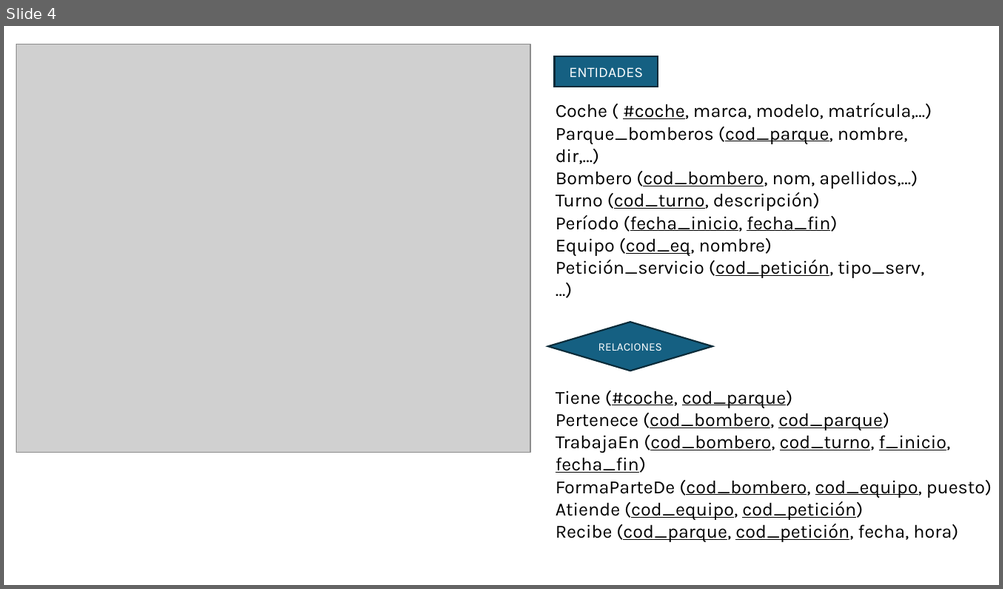
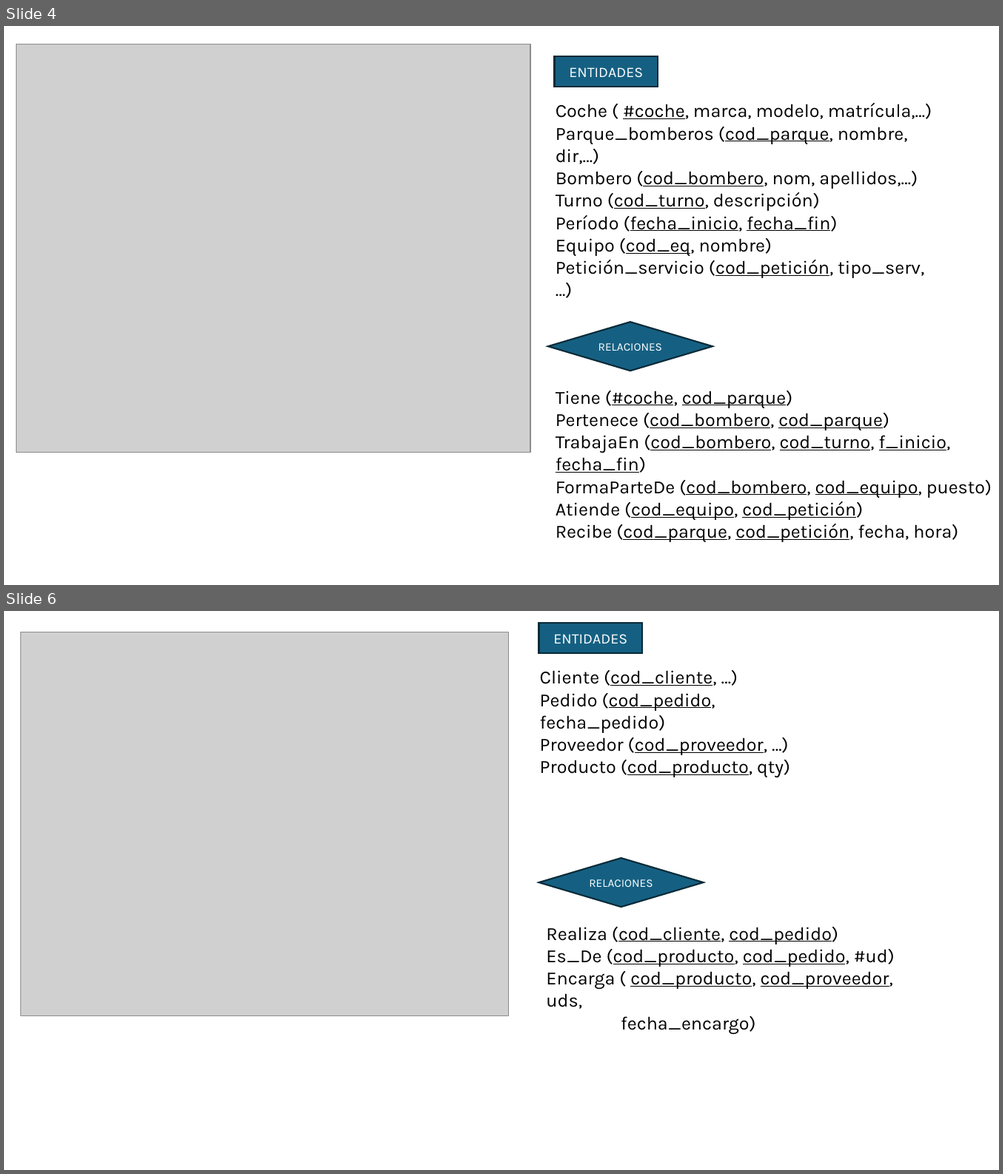
Before and after one commit to AchillesD9-Alex/-2024-Java-Angular-Bootcamp, a slide deck: [JAVA]/C3/TA13/ta13.pptx. Shown one above the other, each under a label of ours: slide 4 before the commit, slides 4 and 6 after it; the slides between them are not shown. The pictures are 1003x589 and 1003x1174 pixels, drawn with LibreOffice and Linux fonts; fonts in the diff are those of the drawing; grey boxes stand for pictures. Boxes give left, top, right and bottom in pixels: in the first picture for what was removed or moved away, otherwise in the second. Text is boxed around its words. In the diff, an @@ line names an element or a change of style, - is before the commit and + after.

```diff
--- a/[JAVA]/C3/TA13/ta13.pptx
+++ b/[JAVA]/C3/TA13/ta13.pptx
@@ slide 6 added at bbox=[4, 611, 999, 1170], background #FFFFFF @@
@@ picture added at bbox=[20, 632, 509, 1016] @@
@@ rectangle added at bbox=[539, 623, 643, 652], fill #156082, outline #092A39 1.5 pt, 14 pt, text #FFFFFF @@
+ENTIDADES
@@ text added at bbox=[540, 670, 790, 777], 18 pt, text #000000 @@
+Cliente (cod_cliente, …)
+Pedido (cod_pedido, fecha_pedido)
+Proveedor (cod_proveedor, …)
+Producto (cod_producto, qty)
@@ diamond added at bbox=[539, 858, 703, 907], fill #156082, outline #092A39 1.5 pt, 11 pt, text #FFFFFF @@
+RELACIONES
@@ text added at bbox=[546, 927, 894, 1009], 18 pt, text #000000, underline @@
+Realiza (cod_cliente, cod_pedido)
+Es_De (cod_producto, cod_pedido, #ud)
+Encarga ( cod_producto, cod_proveedor, uds,
+fecha_encargo)
```
Also in this commit, not shown: 3 other slides added, 4 other files.
